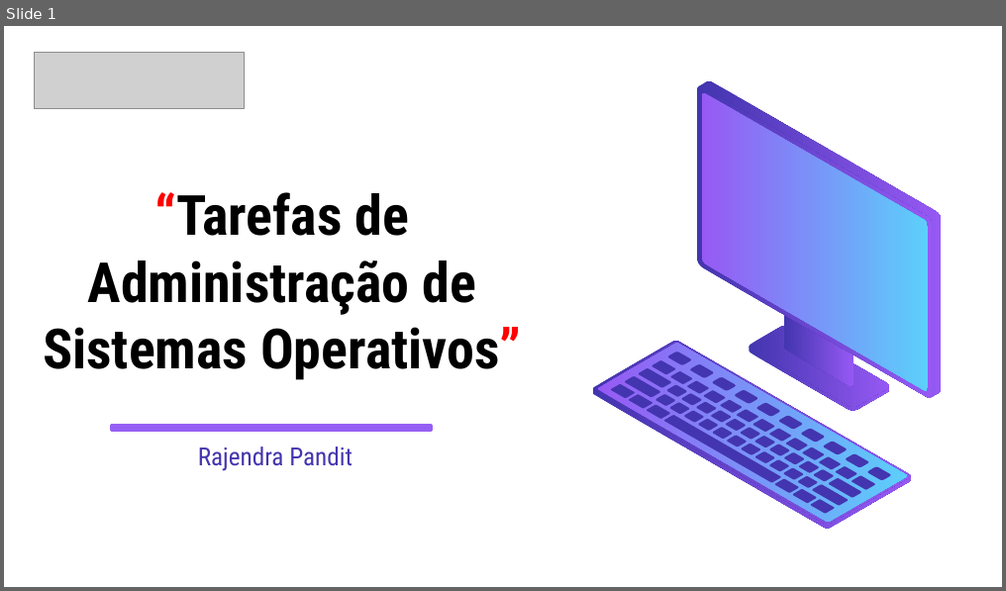
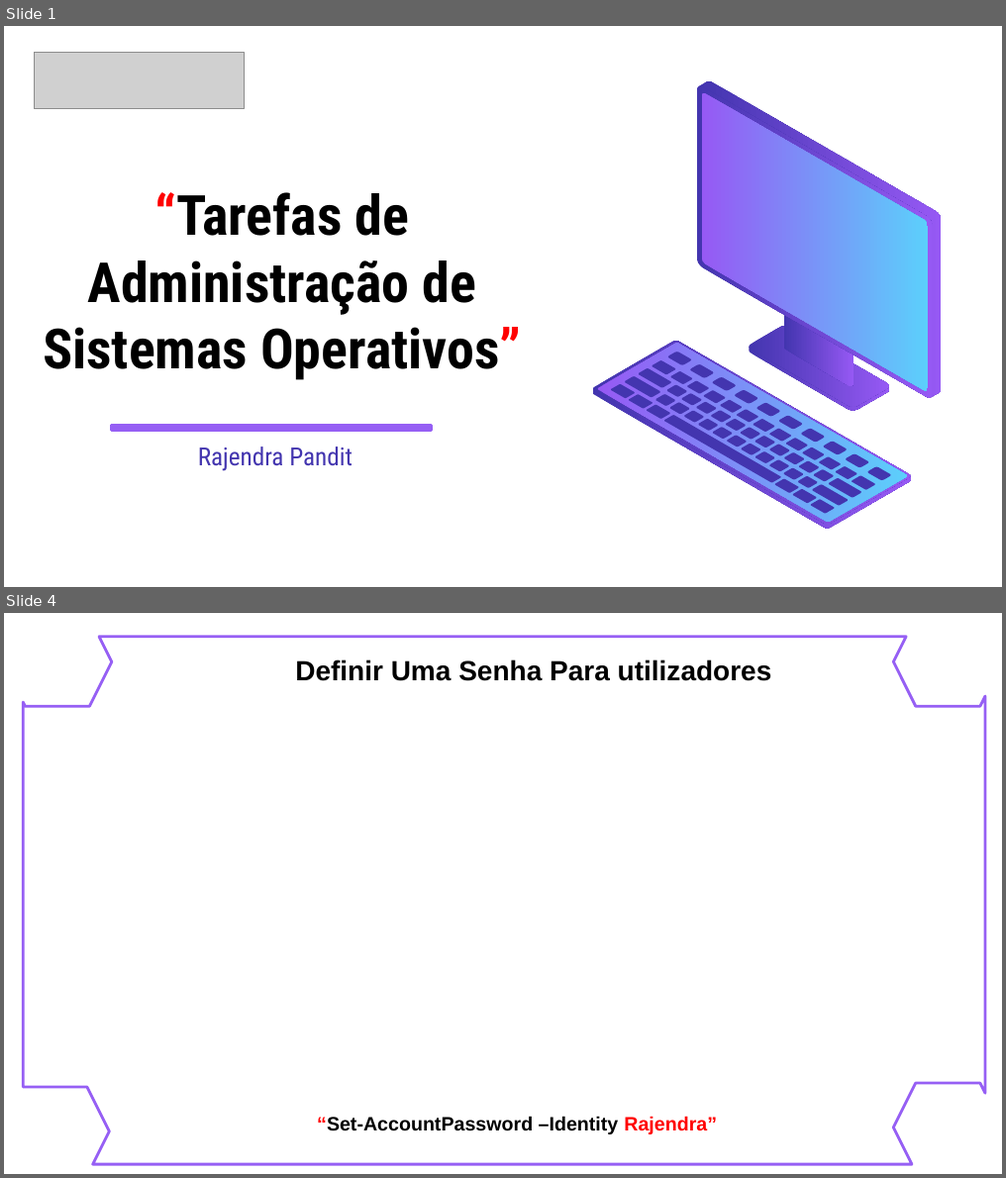
Before and after one commit to codebysujan/PowerPoint, a slide deck: Presentation1.pptx. Shown one above the other, each under a label of ours: slide 1 before the commit, slides 1 and 4 after it; the slides between them are not shown. The pictures are 1006x591 and 1006x1178 pixels, drawn with LibreOffice and Linux fonts; fonts in the diff are those of the drawing; grey boxes stand for pictures. Boxes give left, top, right and bottom in pixels: in the first picture for what was removed or moved away, otherwise in the second. Text is boxed around its words. In the diff, an @@ line names an element or a change of style, - is before the commit and + after.

```diff
--- a/Presentation1.pptx
+++ b/Presentation1.pptx
@@ slide 4 added at (4, 613, 1002, 1174), background #FFFFFF @@
@@ freeform shape added at (23, 637, 985, 1164), outline #965FF4 2 pt @@
@@ text added at (295, 660, 772, 681), 20 pt, text #000000, bold @@
+Definir Uma Senha Para utilizadores
@@ rectangle added at (414, 650, 576, 719), fill #FFFFFF, outline #FFFFFF 2 pt @@
@@ text added at (317, 1116, 717, 1135), 14 pt, text #000000, bold @@
+“Set-AccountPassword –Identity Rajendra”
```
Also in this commit, not shown: 1 slide changed, 4 other slides added, 1 slide removed.
